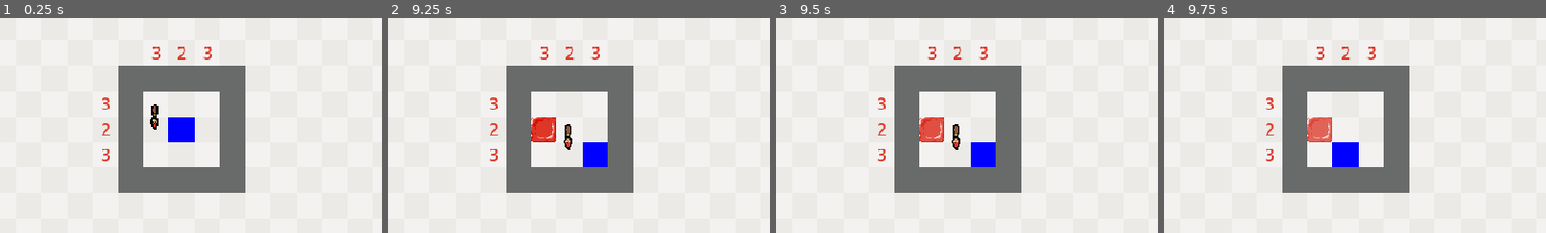
Above: before the commit, frames 1-4 (left to right).
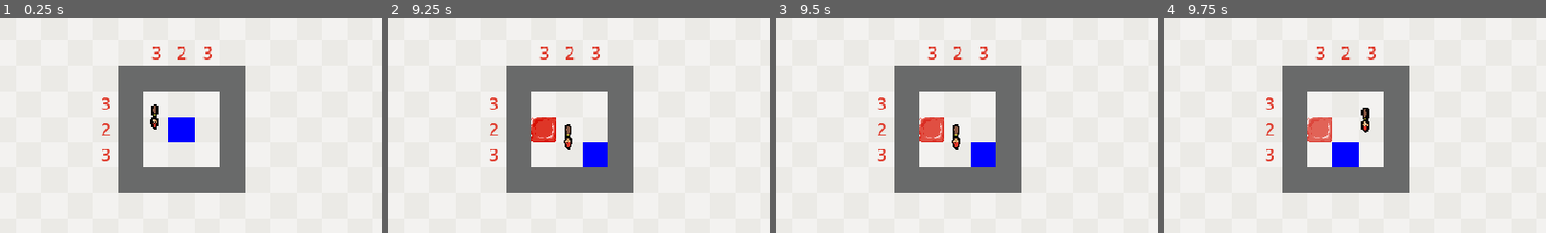
Above: after the commit, the same moments.

Repository: btoosey/Godot-Wild-Jam-99
Game: Godot game, scene res://scenes/levels/level002.tscn
The game is run twice, just before and just after one commit, with the same random seed, the same clock (stepped at 60 frames per second) and the same inputs. This scene is started directly instead of the project's main scene.
Inputs (mouse positions are % of the whole screen's width and height, from its top left):
- Up to frame 1 (0.25 s): no input
- Up to frame 2 (9.25 s): click "Red" at 0.5 s; tap Enter at 1.25, 2.75, 7.25 s; move the mouse to (45, 70) at 1.27 s; press the mouse at (45, 70) at 1.28 s; hold W (player_up) 1.28-2.78 s; tap Space (toggle_combine) at 2, 3.6, 6.5, 8.75 s; move the mouse to (80, 65) at 2.02 s; release the mouse at (80, 65) at 2.03 s; right-click (80, 65) at 2.1 s; click (80, 65) at 2.3 s; move the mouse to (20, 35) at 2.77 s; press the mouse at (20, 35) at 2.78 s; hold A (player_left) 2.78-4.28 s; move the mouse to (55, 50) at 3.52 s; release the mouse at (55, 50) at 3.53 s; click (55, 50) at 3.8 s; move the mouse to (35, 25) at 4.27 s; hold S (player_down) 4.28-5.03 s; hold Q (undo) 4.28-5.03 s; click (35, 25) at 4.55 s; move the mouse to (72, 45) at 5.02 s; hold D (player_right) 5.03-5.78 s; click (72, 45) at 5.1 s; move the mouse to (30, 55) at 5.77 s; hold W (player_up) 5.78-6.53 s; hold Right mouse button (erase) 5.78-6.53 s; click (30, 55) at 6.05 s; move the mouse to (60, 28) at 6.52 s; hold D (player_right) 6.53-8.78 s; click (60, 28) at 6.6 s; move the mouse to (45, 70) at 7.27 s; hold Space (toggle_combine) 7.28-8.03 s; click (45, 70) at 7.55 s; move the mouse to (80, 65) at 8.02 s; tap Q (undo) at 8.1 s; click (80, 65) at 8.3 s; move the mouse to (20, 35) at 8.77 s; press the mouse at (20, 35) at 8.78 s; hold S (player_down) from 8.78 s (still down)
- Up to frame 3 (9.5 s): keep holding S (player_down)
- Up to frame 4 (9.75 s): move the mouse to (55, 50) at 9.52 s; release S (player_down) at 9.53 s; release the mouse at (55, 50) at 9.53 s; hold A (player_left) from 9.53 s (still down); right-click (55, 50) at 9.6 s
The pictures show only the part of the screen within x 28-78%, y 24-74%; the shares and areas given below are measured in that part.

Frames 1-3 are identical in both runs. In frame 4, 0.2% of the frame differs, in the area x 51-54%, y 41-54%.

Commit message:
FIX: brush disappearing on level start

Diff:
--- a/scenes/paintbrush/paintbrush.gd
+++ b/scenes/paintbrush/paintbrush.gd
@@ -57,12 +57,12 @@
 func _unhandled_input(event: InputEvent) -> void:
 	if event.is_action_pressed("paint"):
 		paint_button_held = true
-		skin.region_rect.position += Vector2(32, 0)
+		skin.region_rect.position.x = 32
 		if player.grid_mover.is_moving:
 			return
 		_try_paint()
 	elif event.is_action_released("paint"):
-		skin.region_rect.position -= Vector2(32, 0)
+		skin.region_rect.position.x = 0
 		paint_button_held = false
 
 	elif event.is_action_pressed("erase"):
